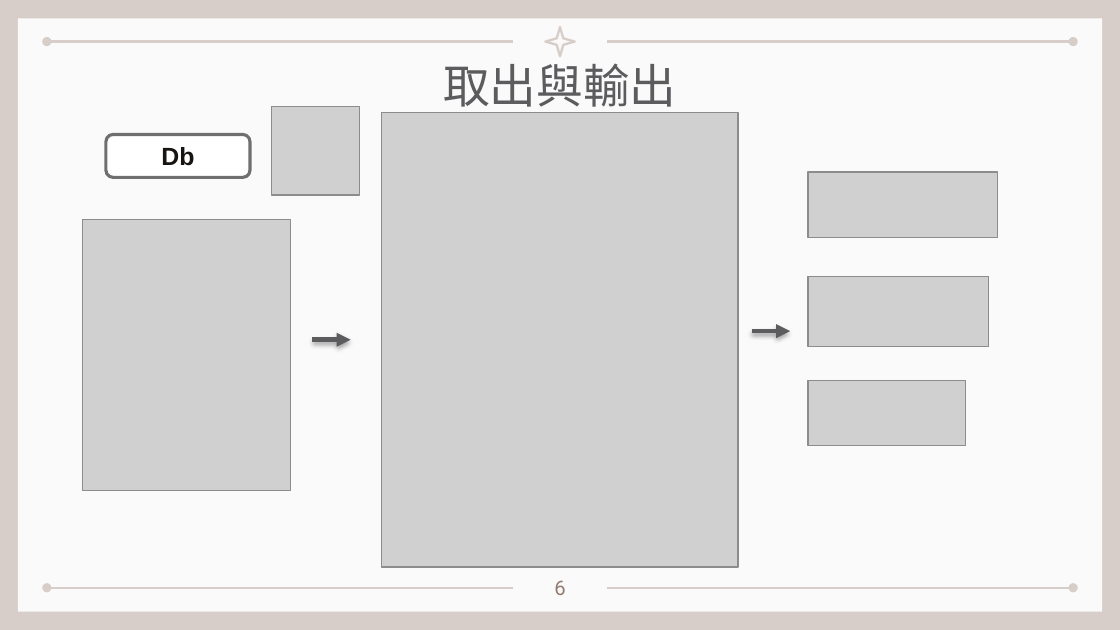
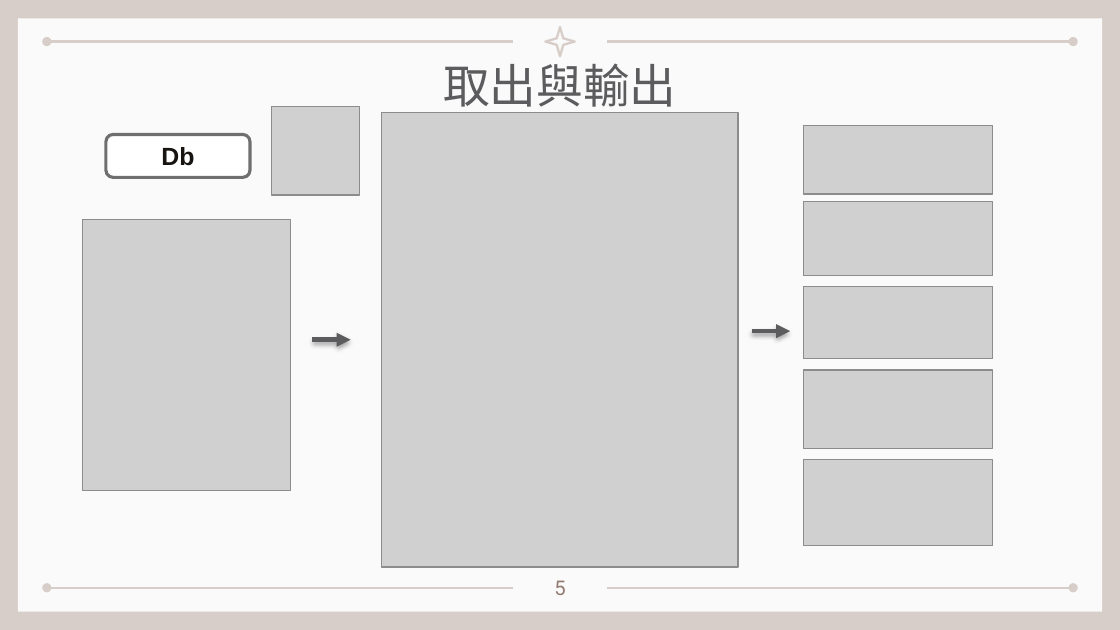
Before and after one commit to kionce57/Taiwan_Job_Market_Analysis, a slide deck: slide 6 of 程式介紹與展示.pptx. Drawn at 1120x630 pixels with LibreOffice and Linux fonts; fonts in the diff are those of the drawing; grey boxes stand for pictures. Boxes give left, top, right and bottom in pixels: in the first picture for what was removed or moved away, otherwise in the second. Text is boxed around its words. In the diff, an @@ line names an element or a change of style, - is before the commit and + after.

```diff
--- a/程式介紹與展示.pptx
+++ b/程式介紹與展示.pptx
@@ picture: place and size @@
-picture at [808,172,997,237]
+picture at [803,125,992,194]
@@ picture: place and size @@
-picture at [808,277,988,347]
+picture at [803,202,992,276]
@@ picture added at [803,287,992,358] @@
@@ picture: place and size @@
-picture at [808,381,965,446]
+picture at [803,370,992,448]
@@ picture added at [803,459,992,545] @@
@@ text at [554,580,565,595]: text changed @@
-6
+5
```
Also in this commit, not shown: 8 other slides changed.
